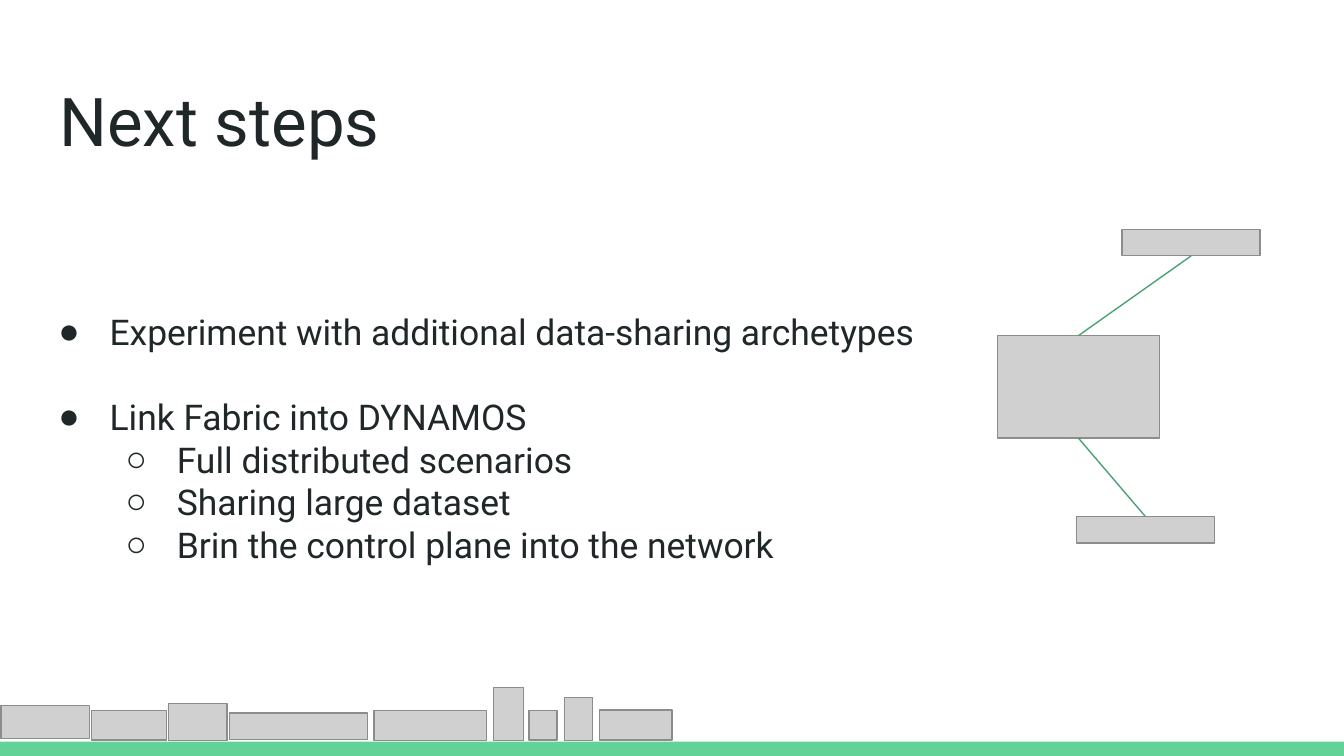
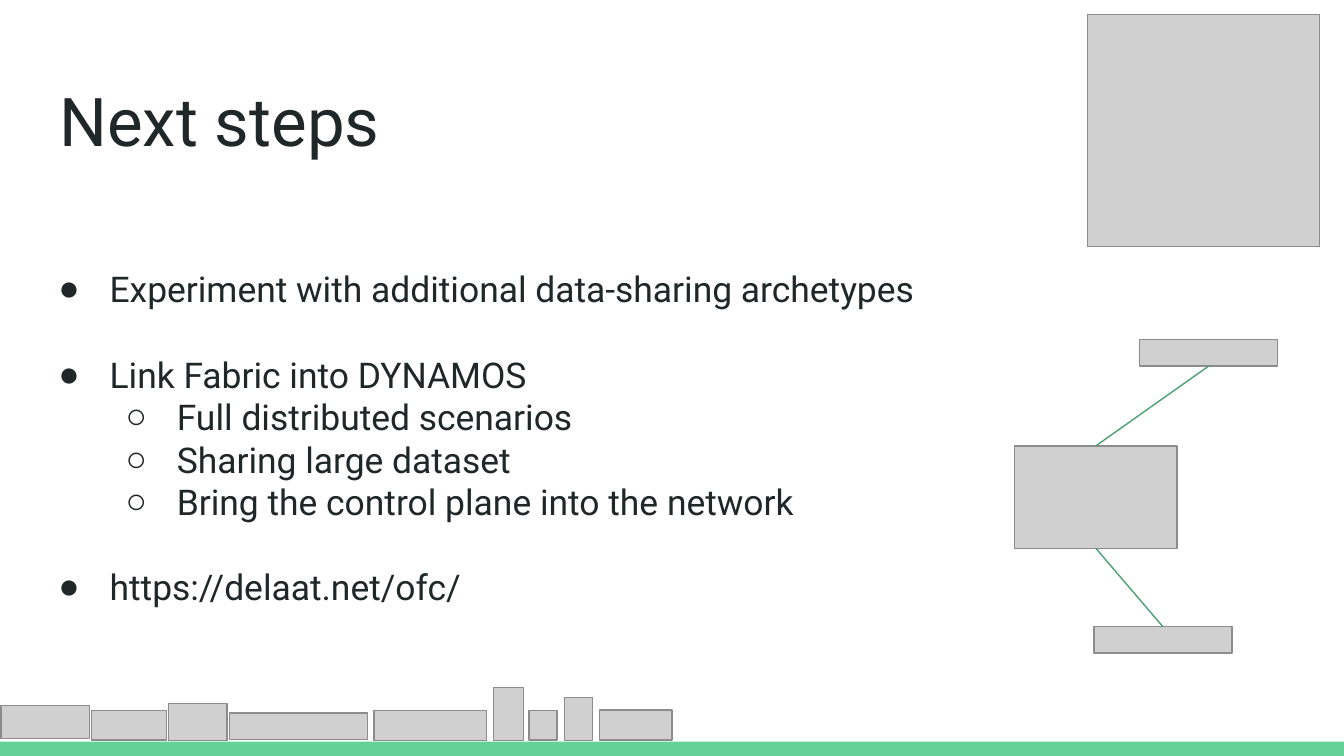
Before and after one commit to Jorrit05/DYNAMOS, a slide deck: slide 4 of docs/slides/panel.pptx. Drawn at 1344x756 pixels with LibreOffice and Linux fonts; fonts in the diff are those of the drawing; grey boxes stand for pictures. Boxes give left, top, right and bottom in pixels: in the first picture for what was removed or moved away, otherwise in the second. Text is boxed around its words. In the diff, an @@ line names an element or a change of style, - is before the commit and + after.

```diff
--- a/docs/slides/panel.pptx
+++ b/docs/slides/panel.pptx
@@ picture added at [1087, 15, 1320, 247] @@
@@ picture: place and size @@
-picture at [1122, 230, 1261, 257]
+picture at [1140, 340, 1278, 367]
@@ 2 lines, 1 picture: place and size @@
-2 lines, 1 picture at [1077, 255, 1215, 543]
+2 lines, 1 picture at [1094, 366, 1232, 653]
@@ picture: place and size @@
-picture at [997, 336, 1160, 438]
+picture at [1015, 446, 1177, 548]
@@ text at [110, 488, 794, 608]: text changed @@
-  ○ Brin the control plane into the network
+  ○ Bring the control plane into the network
+● https://delaat.net/ofc/
```
Also in this commit, not shown: 1 other slide changed, 7 other files.
